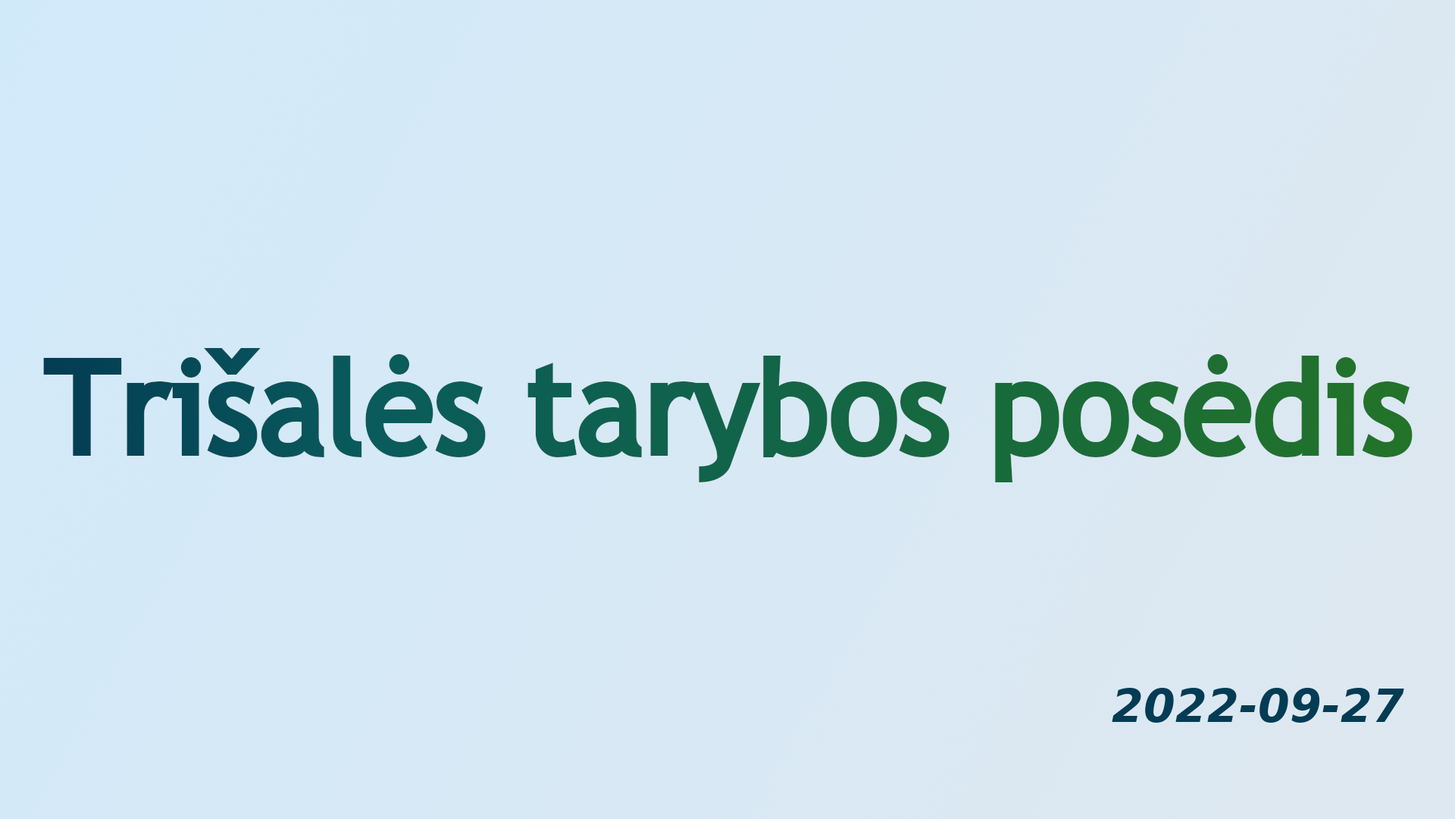
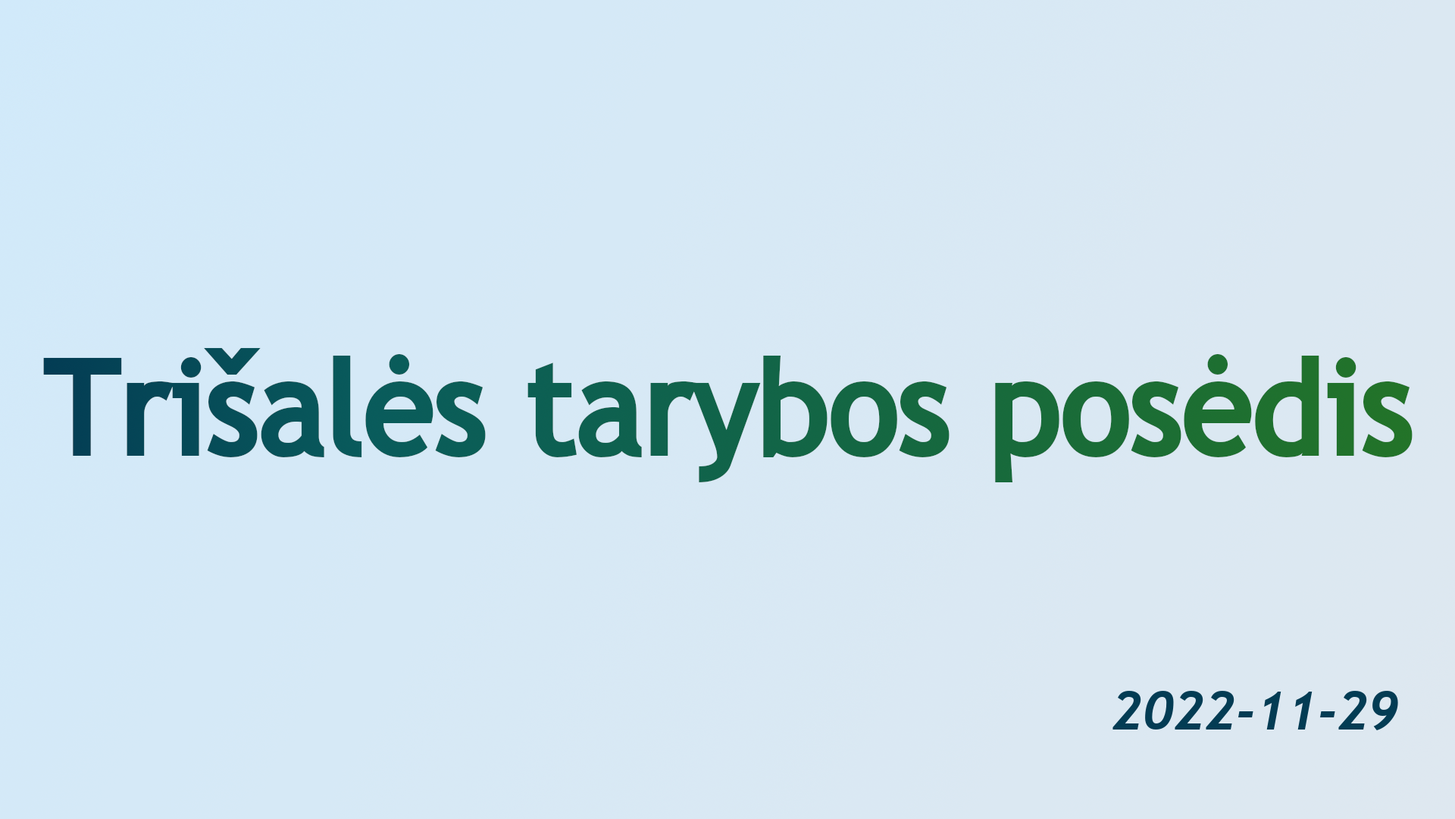
Layer changes from the first w=1455, h=819 image to the second:
renamed "2022-09-27" to "2022-11-29", painted on it over [1111, 687, 1405, 730]
